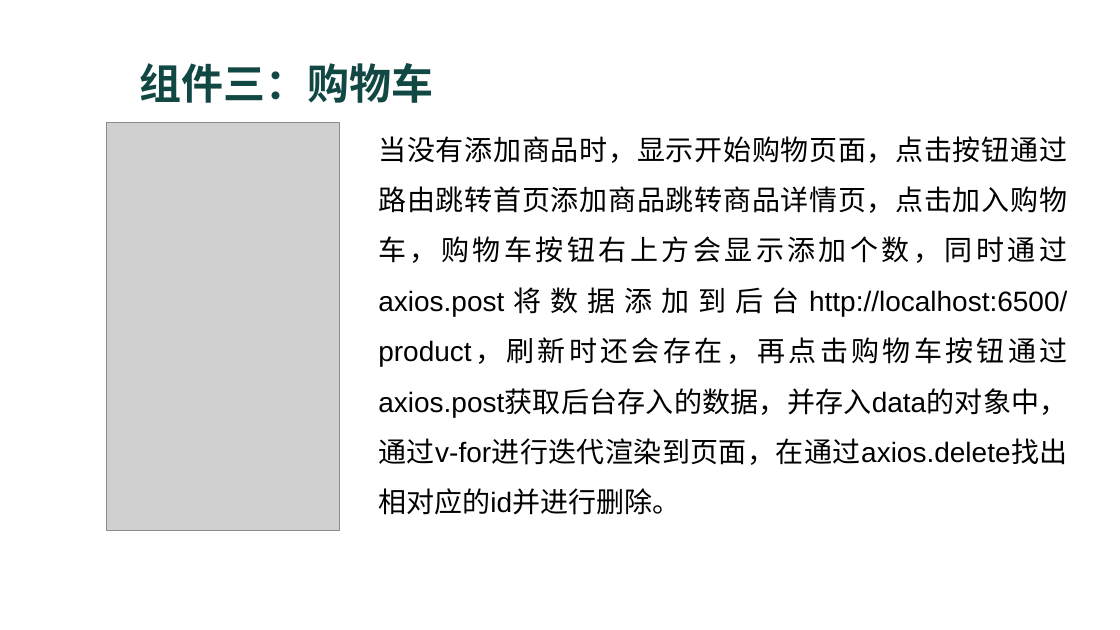
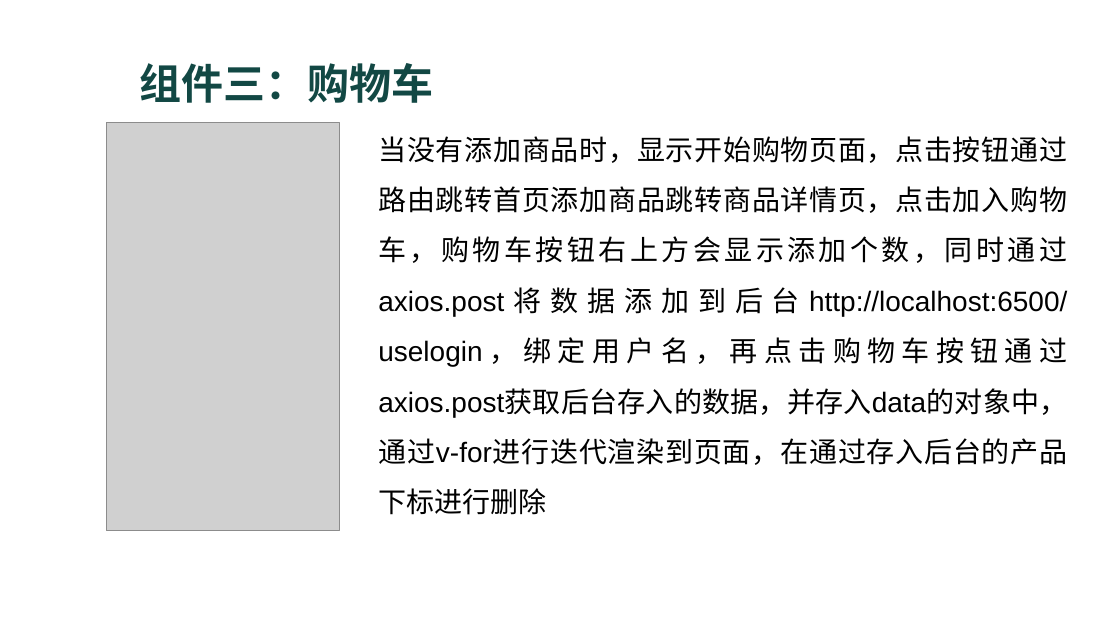
Before and after one commit to hbycindy/vue-of-qicaiflower, a slide deck: slide 6 of vue项目答辩.pptx. Drawn at 1120x630 pixels with LibreOffice and Linux fonts; fonts in the diff are those of the drawing; grey boxes stand for pictures; background and template pictures are left out. Boxes give left, top, right and bottom in pixels: in the first picture for what was removed or moved away, otherwise in the second. Text is boxed around its words. In the diff, an @@ line names an element or a change of style, - is before the commit and + after.

```diff
--- a/vue项目答辩.pptx
+++ b/vue项目答辩.pptx
@@ text at bbox=[378, 136, 1067, 515]: text changed @@
-当没有添加商品时，显示开始购物页面，点击按钮通过路由跳转首页添加商品跳转商品详情页，点击加入购物车，购物车按钮右上方会显示添加个数，同时通过axios.post将数据添加到后台http://localhost:6500/product，刷新时还会存在，再点击购物车按钮通过axios.post获取后台存入的数据，并存入data的对象中，通过v-for进行迭代渲染到页面，在通过axios.delete找出相对应的id并进行删除。
+当没有添加商品时，显示开始购物页面，点击按钮通过路由跳转首页添加商品跳转商品详情页，点击加入购物车，购物车按钮右上方会显示添加个数，同时通过axios.post将数据添加到后台http://localhost:6500/uselogin，绑定用户名，再点击购物车按钮通过axios.post获取后台存入的数据，并存入data的对象中，通过v-for进行迭代渲染到页面，在通过存入后台的产品下标进行删除
```
Also in this commit, not shown: 6 other files.
